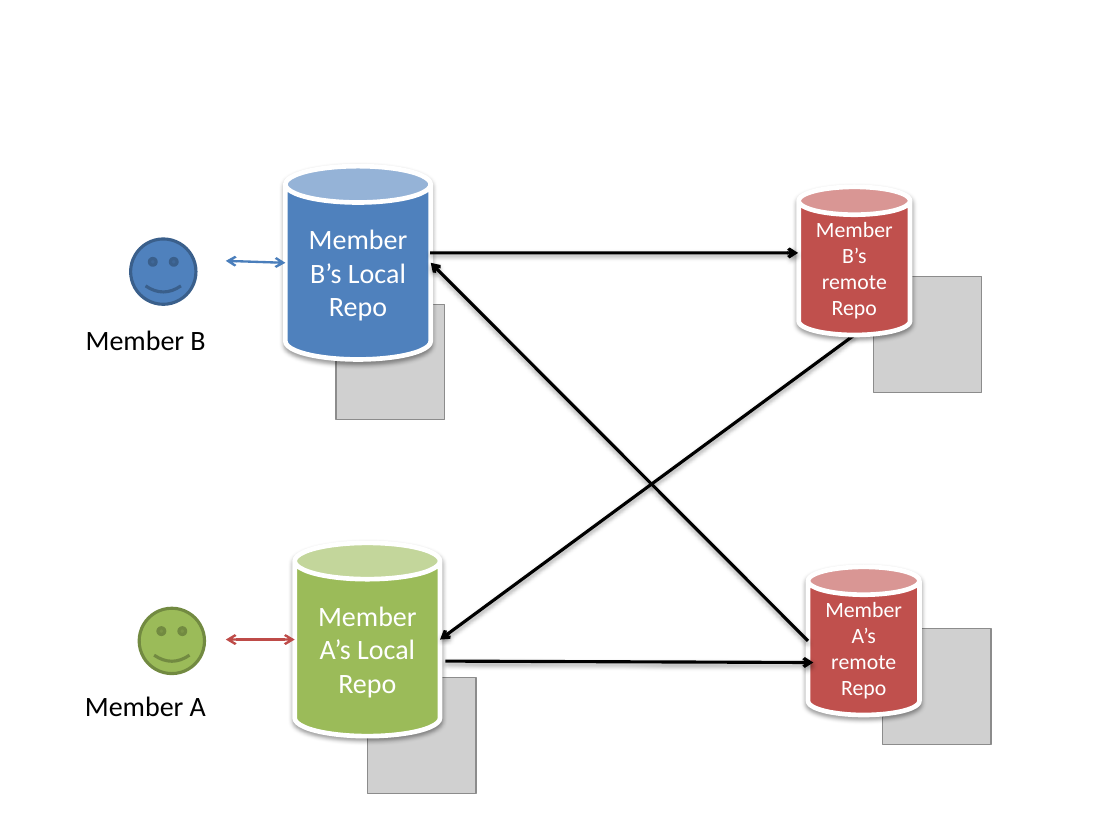
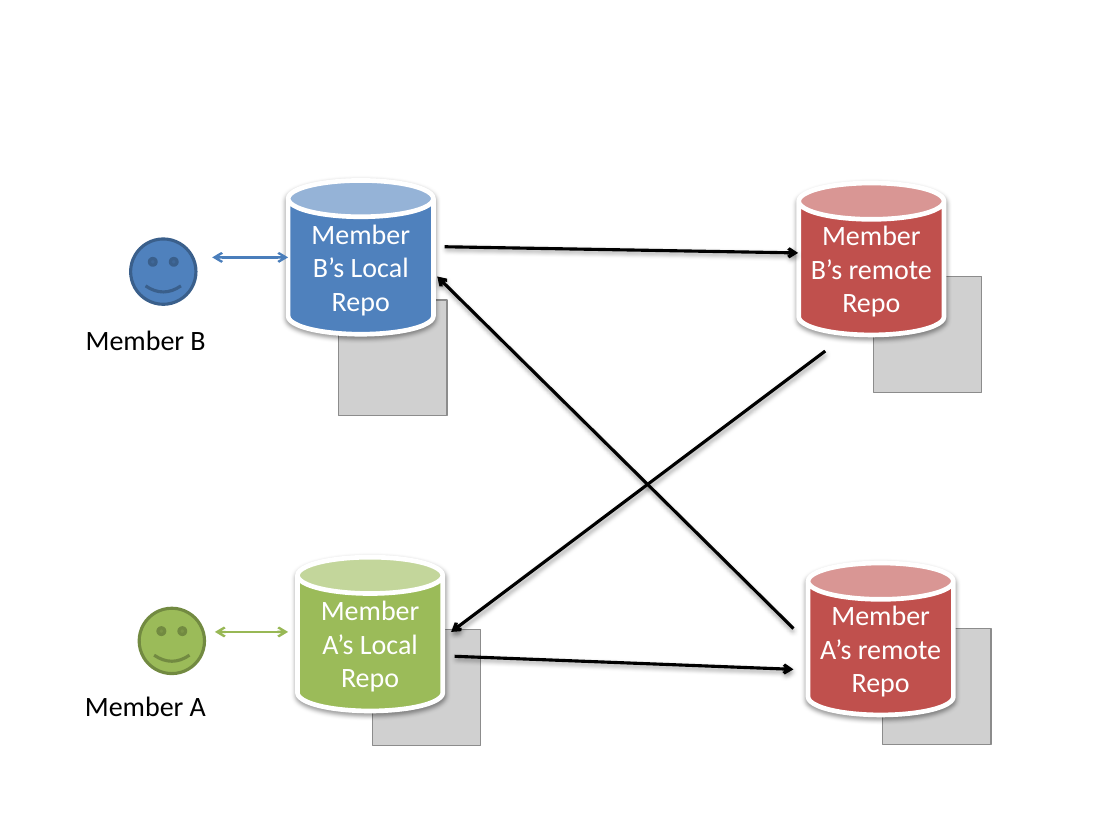
Before and after one commit to se-edu/se-book, a slide deck: slide 1 of diagrams/revisionControl/drcsVsCrcs/drcsDiagram.pptx. Drawn at 1120x840 pixels with LibreOffice and Linux fonts; fonts in the diff are those of the drawing; grey boxes stand for pictures. Boxes give left, top, right and bottom in pixels: in the first picture for what was removed or moved away, otherwise in the second. Text is boxed around its words. In the diff, an @@ line names an element or a change of style, - is before the commit and + after.

```diff
--- a/diagrams/revisionControl/drcsVsCrcs/drcsDiagram.pptx
+++ b/diagrams/revisionControl/drcsVsCrcs/drcsDiagram.pptx
@@ cylinder "Member B’s Local Repo": place and size @@
-cylinder "Member B’s Local Repo" at bbox=[286, 166, 431, 360]
+cylinder "Member B’s Local Repo" at bbox=[288, 180, 433, 334]
@@ cylinder "Member B’s remote Repo" at bbox=[799, 183, 944, 335]: size 14 to 18 pt @@
@@ cylinder "Member B’s remote Repo": place and size @@
-cylinder "Member B’s remote Repo" at bbox=[799, 187, 909, 335]
+cylinder "Member B’s remote Repo" at bbox=[799, 183, 944, 335]
@@ double arrow moved from (226, 261) - (286, 263) to (213, 258) - (288, 258) @@
@@ arrow moved from (430, 253) - (799, 253) to (445, 246) - (799, 253) @@
@@ arrow moved from (431, 263) - (808, 641) to (437, 277) - (793, 628) @@
@@ picture: place and size @@
-picture at bbox=[336, 305, 445, 420]
+picture at bbox=[338, 300, 447, 416]
@@ arrow moved from (440, 640) - (855, 335) to (451, 632) - (825, 351) @@
@@ cylinder "Member A’s Local Repo": place and size @@
-cylinder "Member A’s Local Repo" at bbox=[295, 543, 440, 737]
+cylinder "Member A’s Local Repo" at bbox=[298, 558, 444, 711]
@@ cylinder "Member A’s remote Repo": place and size @@
-cylinder "Member A’s remote Repo" at bbox=[808, 567, 918, 715]
+cylinder "Member A’s remote Repo" at bbox=[808, 563, 953, 716]
@@ cylinder "Member A’s remote Repo" at bbox=[808, 563, 953, 716]: size 14 to 18 pt @@
@@ picture: place and size @@
-picture at bbox=[367, 678, 476, 793]
+picture at bbox=[372, 629, 480, 745]
@@ double arrow moved from (226, 640) - (295, 640) to (215, 632) - (288, 632) @@
@@ double arrow (215, 632) - (288, 632): stroke #BF4C48 1.5 pt to #98B955 1.5 pt @@
@@ arrow moved from (446, 661) - (813, 663) to (455, 656) - (793, 670) @@
```
Also in this commit, not shown: 4 other files.
